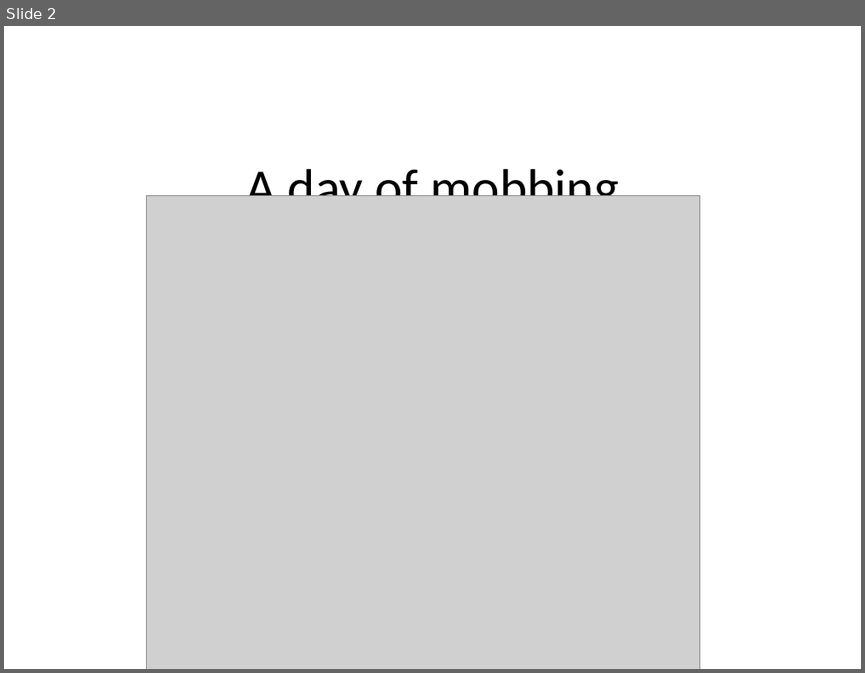
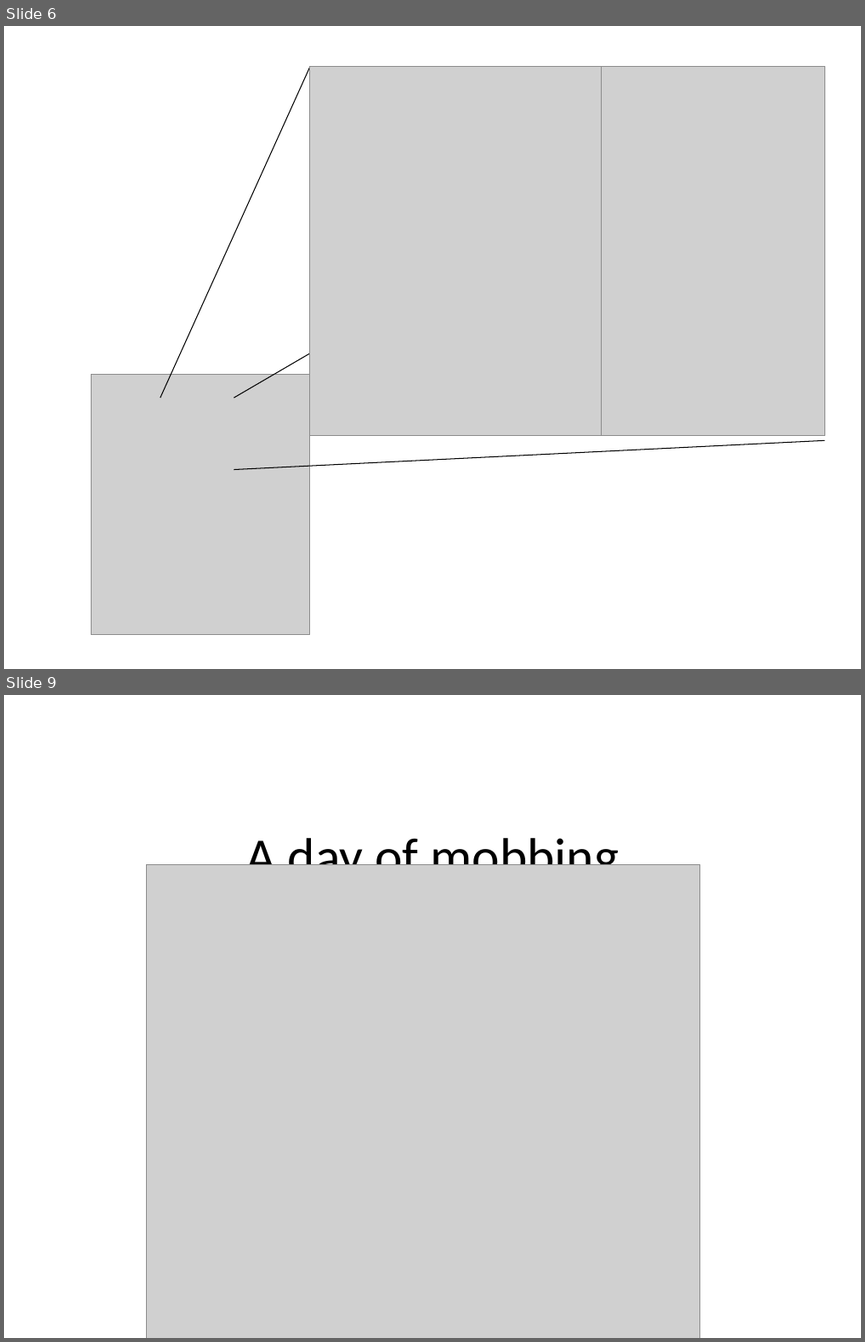
Before and after one commit to maaretp/TalesOfDeveloperTesterCollaboration, a slide deck: Tales from Tester Developer Collaboration.pptx. Shown one above the other, each under a label of ours: slide 2 before the commit, slides 6 and 9 after it; the slides between them are not shown. The pictures are 865x673 and 865x1342 pixels, drawn with LibreOffice and Linux fonts; fonts in the diff are those of the drawing; grey boxes stand for pictures. Boxes give left, top, right and bottom in pixels: in the first picture for what was removed or moved away, otherwise in the second. Text is boxed around its words. In the diff, an @@ line names an element or a change of style, - is before the commit and + after.

```diff
--- a/Tales from Tester Developer Collaboration.pptx
+++ b/Tales from Tester Developer Collaboration.pptx
@@ slide 6 added at (4,26,861,669), background #FFFFFF @@
@@ line added from (160, 397) to (310, 66), #000000 0.75 pt @@
@@ line added from (800, 66) to (234, 397), #000000 0.75 pt @@
@@ picture added at (310,66,786,435) @@
@@ picture added at (602,66,825,435) @@
@@ picture added at (91,374,310,634) @@
@@ line added from (825, 440) to (234, 469), #000000 0.75 pt @@
@@ what was slide 2 is now slide 9 @@
```
Also in this commit, not shown: 2 slides changed, 9 other slides added, 1 slide removed.
